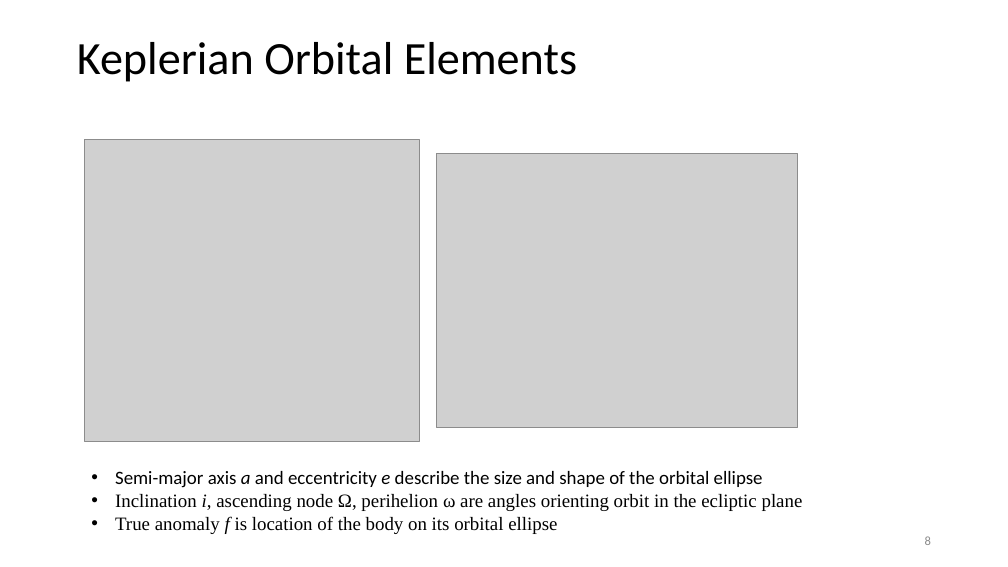
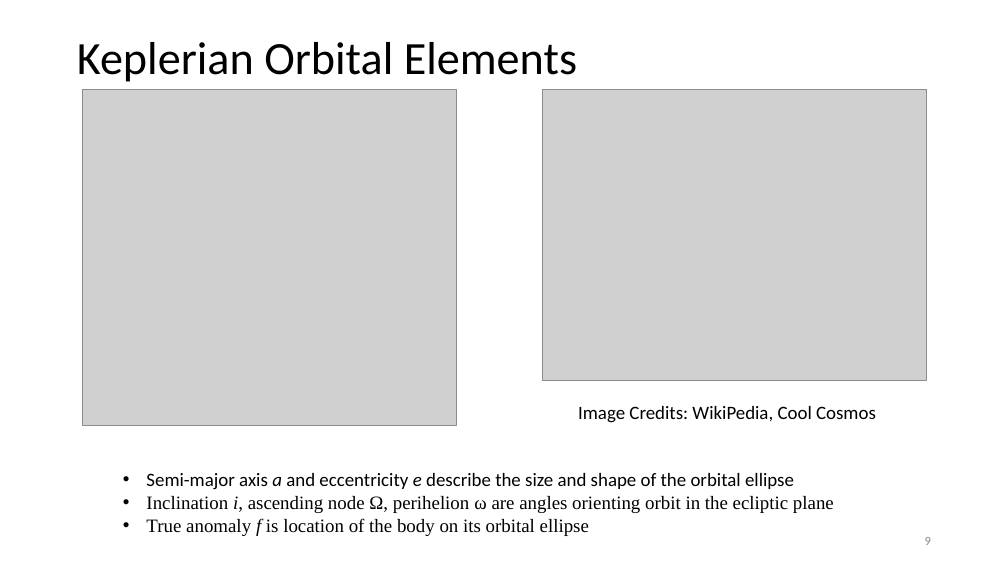
Before and after one commit to memanuel/kepler-sieve, a slide deck: slide 9 of thesis/kepler-sieve-slides.pptx (slide 8 before the commit). Drawn at 1008x567 pixels with LibreOffice and Linux fonts; fonts in the diff are those of the drawing; grey boxes stand for pictures. Boxes give left, top, right and bottom in pixels: in the first picture for what was removed or moved away, otherwise in the second. Text is boxed around its words. In the diff, an @@ line names an element or a change of style, - is before the commit and + after.

```diff
--- a/thesis/kepler-sieve-slides.pptx
+++ b/thesis/kepler-sieve-slides.pptx
@@ picture: place and size @@
-picture at box(84, 140, 419, 442)
+picture at box(82, 89, 456, 426)
@@ picture: place and size @@
-picture at box(437, 154, 797, 427)
+picture at box(542, 89, 926, 380)
@@ text added at box(578, 406, 876, 423), 18 pt, text #000000 @@
+Image Credits: WikiPedia, Cool Cosmos
@@ text "Semi-major axis a and eccentricity ...": place and size @@
-text "Semi-major axis a and eccentricity ..." at box(115, 471, 803, 534)
+text "Semi-major axis a and eccentricity ..." at box(146, 473, 834, 536)
```
Also in this commit, not shown: 20 other slides changed, 1 slide added, 1 other file.
